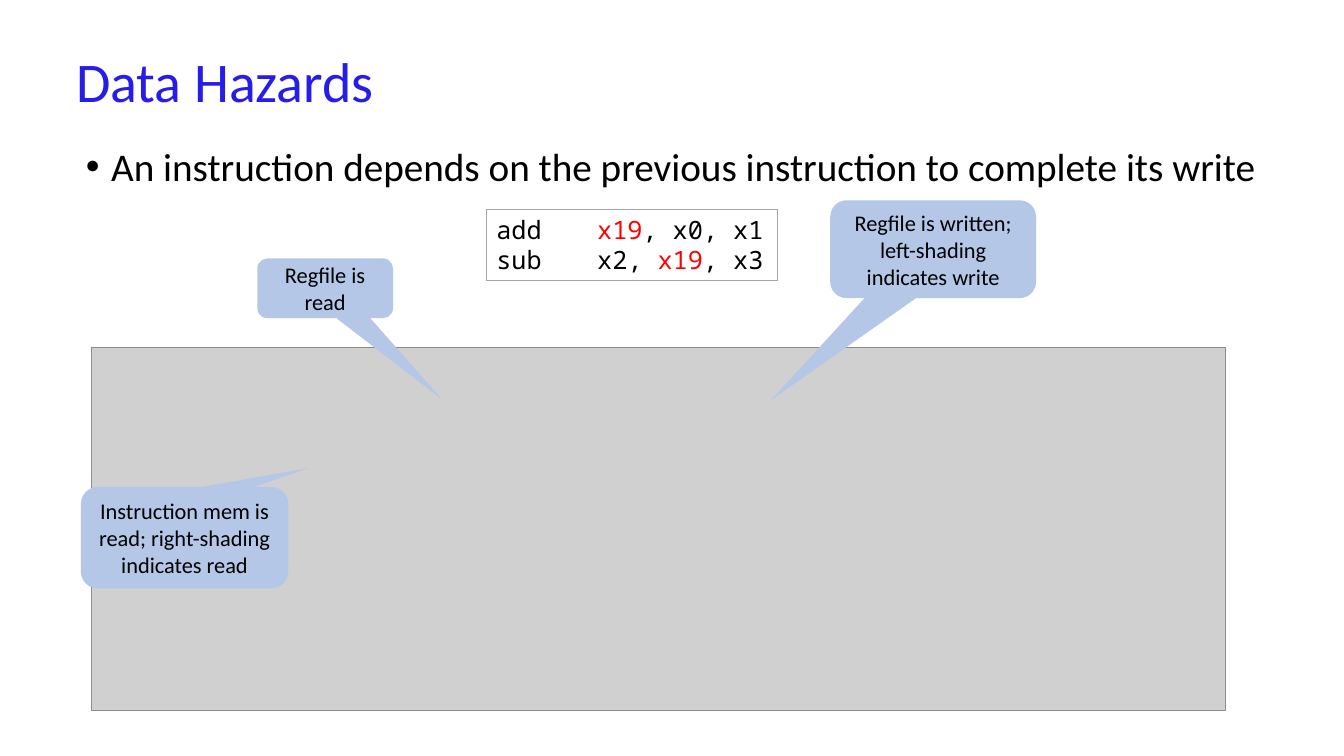
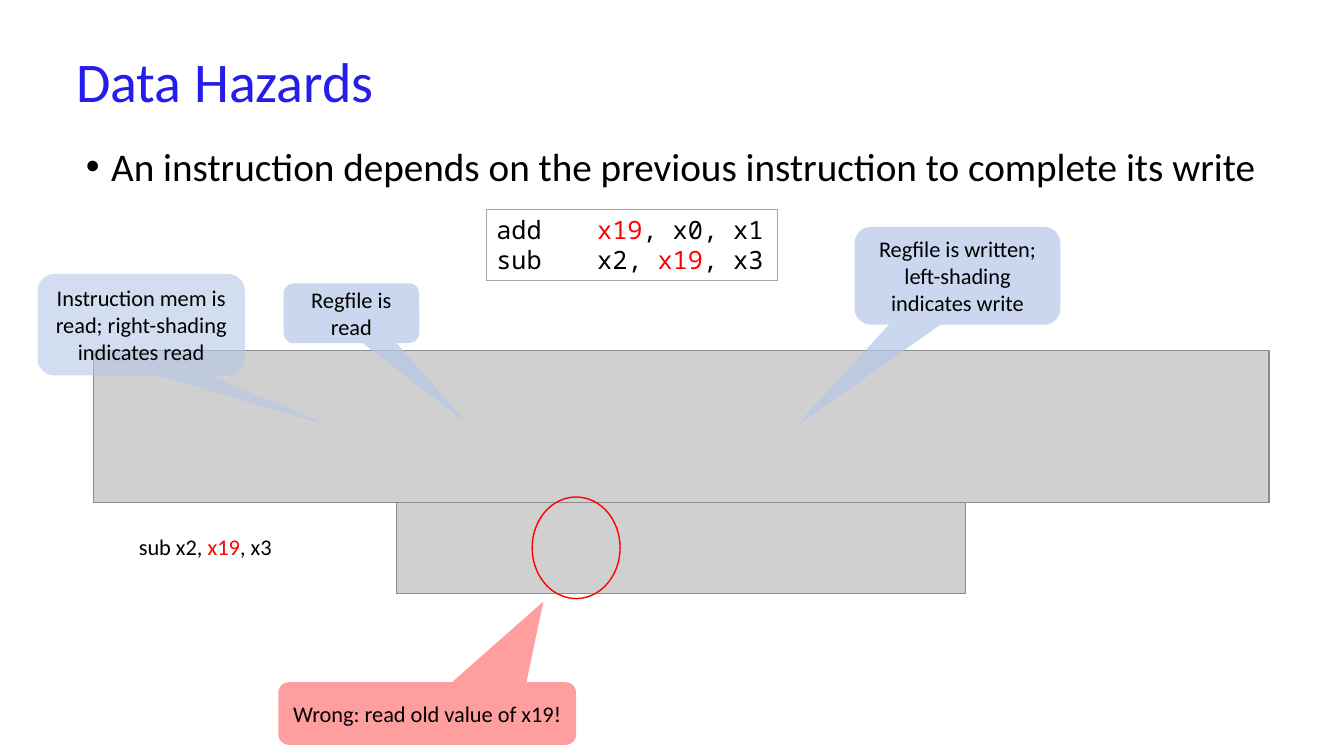
Before and after one commit to NYU-CSO/nyu-cso.github.io, a slide deck: slide 16 of notes/arch-simple2-pipeline.pptx. Drawn at 1344x756 pixels with LibreOffice and Linux fonts; fonts in the diff are those of the drawing; grey boxes stand for pictures. Boxes give left, top, right and bottom in pixels: in the first picture for what was removed or moved away, otherwise in the second. Text is boxed around its words. In the diff, an @@ line names an element or a change of style, - is before the commit and + after.

```diff
--- a/notes/arch-simple2-pipeline.pptx
+++ b/notes/arch-simple2-pipeline.pptx
@@ rounded speech box "Regfile is written; left-shading indicates ...": place and size @@
-rounded speech box "Regfile is written; left-shading indicates ..." at [831, 201, 1036, 298]
+rounded speech box "Regfile is written; left-shading indicates ..." at [855, 227, 1061, 325]
@@ rounded speech box "Regfile is written; left-shading indicates ..." at [855, 227, 1061, 325]: fill #B4C7E7 to #B4C7E7 at 70% opacity @@
@@ rounded speech box "Instruction mem is read; right-shading ...": place and size @@
-rounded speech box "Instruction mem is read; right-shading ..." at [81, 487, 288, 589]
+rounded speech box "Instruction mem is read; right-shading ..." at [37, 274, 245, 376]
@@ rounded speech box "Instruction mem is read; right-shading ..." at [37, 274, 245, 376]: fill #B4C7E7 to #B4C7E7 at 60% opacity; proportions changed @@
@@ rounded speech box "Regfile is read": place and size @@
-rounded speech box "Regfile is read" at [257, 258, 393, 318]
+rounded speech box "Regfile is read" at [283, 283, 419, 343]
@@ rounded speech box "Regfile is read" at [283, 283, 419, 343]: fill #B4C7E7 to #B4C7E7 at 70% opacity @@
@@ picture removed at [92, 348, 1226, 710] @@
@@ picture added at [94, 351, 1269, 503] @@
@@ picture added at [396, 502, 966, 593] @@
@@ ellipse added at [532, 497, 620, 599], outline #FF0000 1 pt @@
@@ text added at [139, 539, 272, 558], 16 pt, text #000000 @@
+sub x2, x19, x3
@@ rounded speech box added at [278, 683, 576, 745], fill #FF0000 at 38% opacity, 16 pt, text #000000 @@
+Wrong: read old value of x19!
```
Also in this commit, not shown: 10 other slides changed, 1 slide added, 1 other file.
